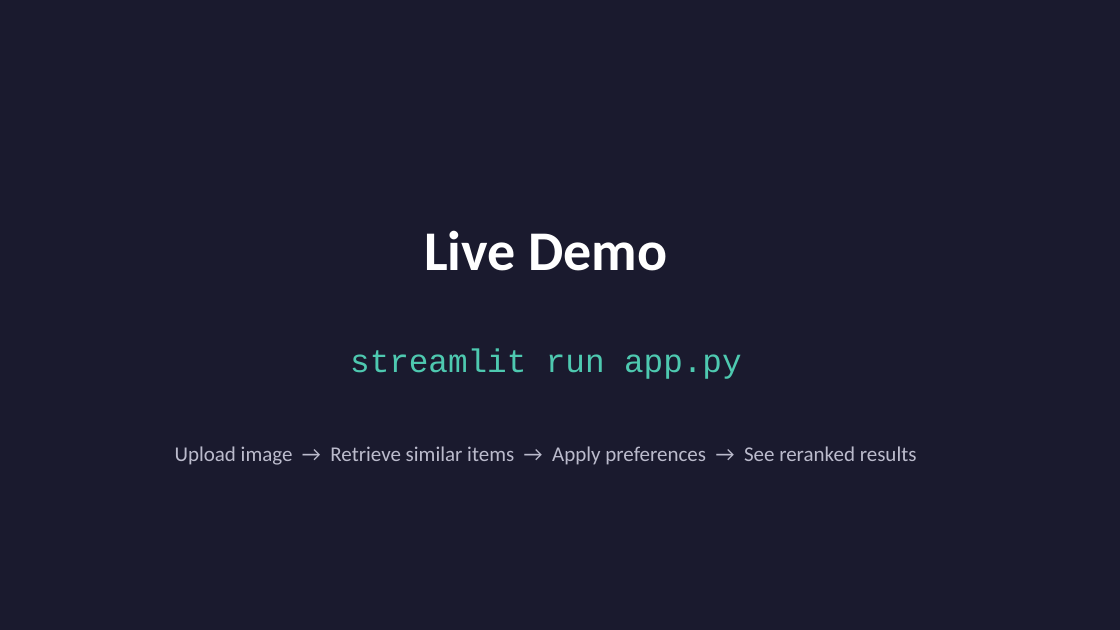
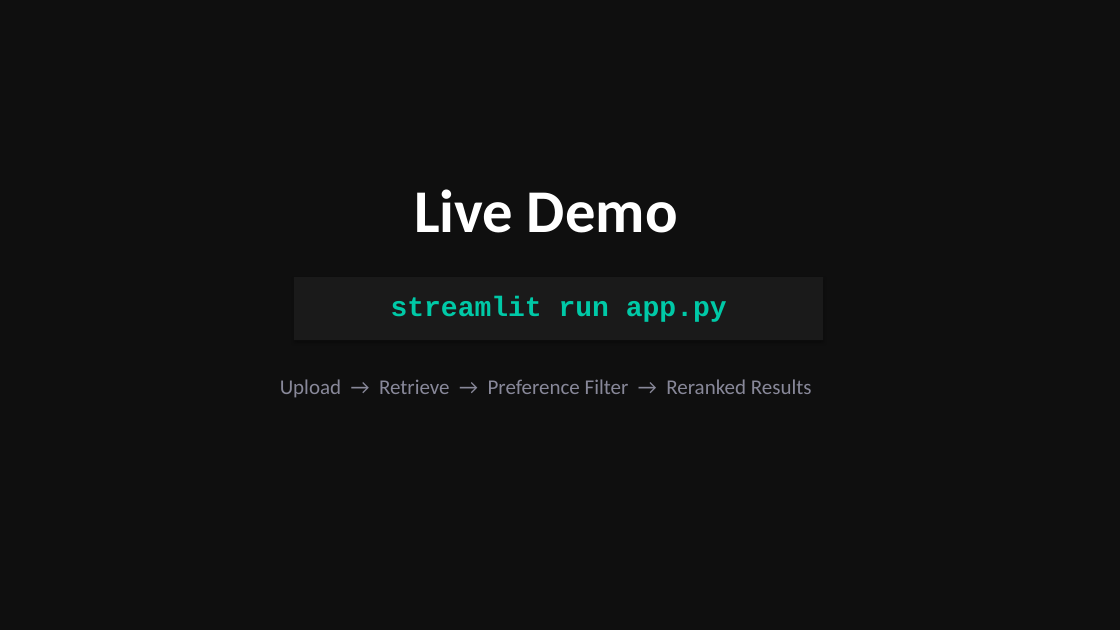
Before and after one commit to yeobian/Capstone, a slide deck: slide 9 of Capstone_Presentation.pptx (slide 8 before the commit). Drawn at 1120x630 pixels with LibreOffice and Linux fonts; fonts in the diff are those of the drawing. Boxes give left, top, right and bottom in pixels: in the first picture for what was removed or moved away, otherwise in the second. Text is boxed around its words. In the diff, an @@ line names an element or a change of style, - is before the commit and + after.

Commit message:
Redesign presentation: narrative-focused with why-first framing
Rebuilt all 10 slides with modern dark theme and story-driven structure.
Each slide leads with why the change mattered, not just what was done.
Key lines highlighted per slide for presentation clarity.

```diff
--- a/Capstone_Presentation.pptx
+++ b/Capstone_Presentation.pptx
@@ background #1A1A2E to #0F0F0F @@
@@ rectangle added at (0,0,1120,630), fill #0F0F0F @@
@@ text "Live Demo": place and size @@
-text "Live Demo" at (424,230,667,271)
+text "Live Demo" at (414,189,678,233)
@@ text "Live Demo" at (414,189,678,233): size 48 to 52 pt @@
@@ rectangle added at (294,277,823,340), fill #1A1A1A @@
@@ text "streamlit run app.py": place and size @@
-text "streamlit run app.py" at (350,349,741,379)
+text "streamlit run app.py" at (391,296,727,322)
@@ text "streamlit run app.py" at (391,296,727,322): size 28 to 24 pt, text colour #4EC9B0 to #00C9A7, bold on @@
@@ text at (280,379,812,398): text changed; text colour #BBBBCC to #888899 @@
-Upload image → Retrieve similar items → Apply preferences → See reranked results
+Upload → Retrieve → Preference Filter → Reranked Results
```
Also in this commit, not shown: 3 other slides changed, 6 slides added, 6 slides removed, 1 other file.
